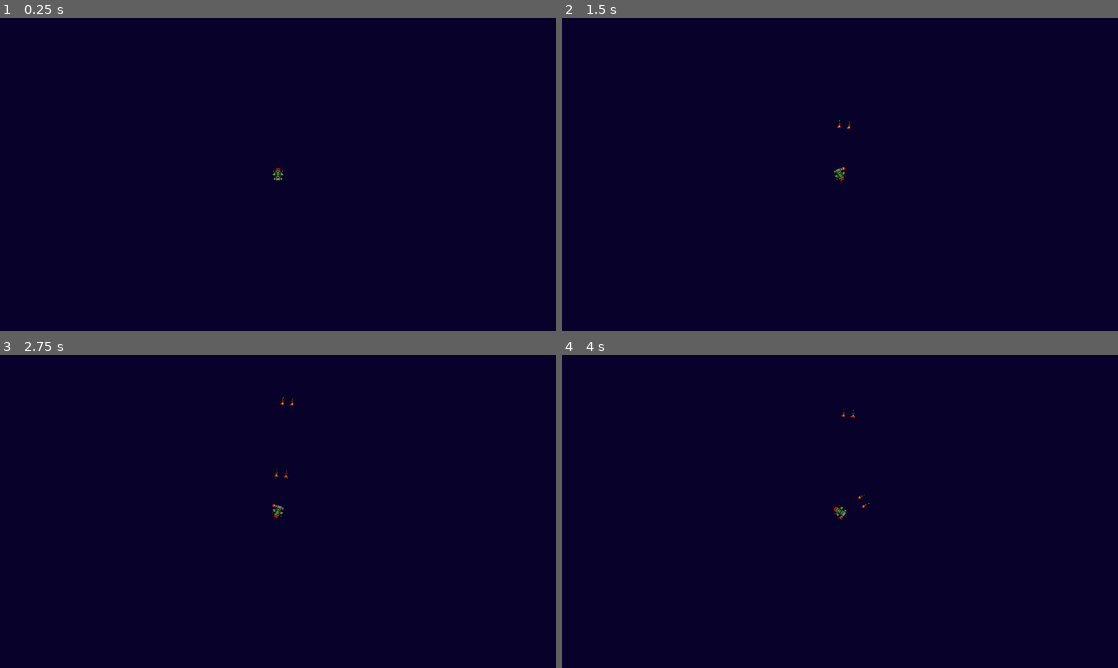
Above: before the commit, frames 1-4 (two rows, left to right).
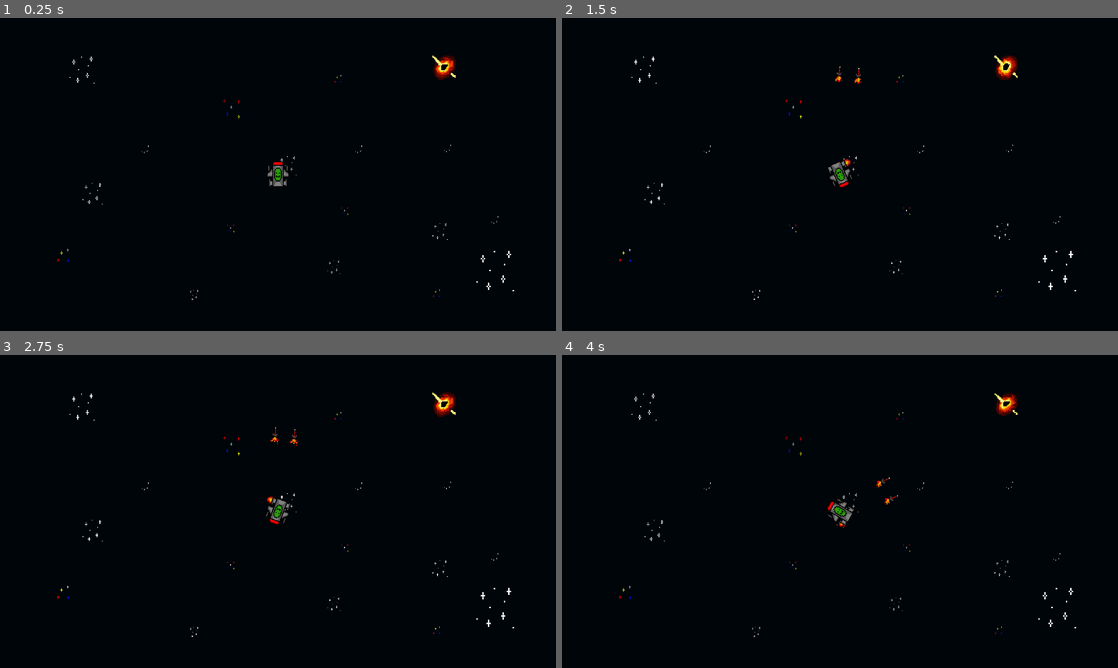
Above: after the commit, the same moments.

Repository: htoo-aung/Asteroids
Game: Godot game, scene res://scenes/main.tscn
Same seed, same stepped clock (60 frames per second), same inputs: the game is played once before the commit and once after it.
Inputs:
- Up to frame 1 (0.25 s): no input
- Up to frame 2 (1.5 s): tap Enter at 0.5 s; hold D (rotate_right) 0.53-1.28 s; hold Space (shoot) 0.53-1.28 s; hold A (rotate_left) from 1.28 s (still down); tap Space (shoot) at 1.35 s
- Up to frame 3 (2.75 s): release A (rotate_left) at 2.03 s; hold D (rotate_right) from 2.03 s (still down); hold Space (shoot) from 2.03 s (still down)
- Up to frame 4 (4 s): release Space (shoot) at 2.78 s; tap Space (shoot) at 2.85 s; release D (rotate_right) at 3.53 s; hold A (rotate_left) from 3.53 s (still down); hold Space (shoot) from 3.53 s (still down)

The runs differ from the first frame. In frame 1, 100% of the frame differs, in the area x 0-100%, y 0-100%; in frame 2, 100%; in frame 3, 100%; in frame 4, 100%.

Commit message:
added background sprite animations for level

Diff:
--- a/scenes/level.tscn
+++ b/scenes/level.tscn
@@ -11,4 +11,4 @@
 anchor_bottom = 1.0
 grow_horizontal = 2
 grow_vertical = 2
-color = Color(0.0315008, 0.00566528, 0.160116, 1)
+color = Color(1.50409e-09, 0.0189736, 0.0394088, 1)
--- a/scenes/main.tscn
+++ b/scenes/main.tscn
@@ -1,7 +1,104 @@
-[gd_scene load_steps=3 format=3 uid="uid://b3vg3a1qdxhdt"]
+[gd_scene load_steps=16 format=3 uid="uid://b3vg3a1qdxhdt"]
 
 [ext_resource type="PackedScene" uid="uid://b1fgppfdgww5t" path="res://scenes/level.tscn" id="1_gedsy"]
 [ext_resource type="PackedScene" uid="uid://brukriyo3lckw" path="res://scenes/player.tscn" id="2_m5syh"]
+[ext_resource type="Texture2D" uid="uid://bievwn5fjcer6" path="res://assets/sprites/stars.png" id="3_psbwy"]
+
+[sub_resource type="AtlasTexture" id="AtlasTexture_n8pud"]
+atlas = ExtResource("3_psbwy")
+region = Rect2(64, 32, 32, 32)
+
+[sub_resource type="AtlasTexture" id="AtlasTexture_dks2o"]
+atlas = ExtResource("3_psbwy")
+region = Rect2(0, 64, 32, 32)
+
+[sub_resource type="AtlasTexture" id="AtlasTexture_lh683"]
+atlas = ExtResource("3_psbwy")
+region = Rect2(0, 32, 32, 32)
+
+[sub_resource type="AtlasTexture" id="AtlasTexture_oxurh"]
+atlas = ExtResource("3_psbwy")
+region = Rect2(32, 32, 32, 32)
+
+[sub_resource type="AtlasTexture" id="AtlasTexture_jnmt0"]
+atlas = ExtResource("3_psbwy")
+region = Rect2(32, 0, 32, 32)
+
+[sub_resource type="AtlasTexture" id="AtlasTexture_c6vsc"]
+atlas = ExtResource("3_psbwy")
+region = Rect2(64, 0, 32, 32)
+
+[sub_resource type="SpriteFrames" id="SpriteFrames_yuwmv"]
+animations = [{
+"frames": [{
+"duration": 1.0,
+"texture": SubResource("AtlasTexture_n8pud")
+}, {
+"duration": 1.0,
+"texture": SubResource("AtlasTexture_dks2o")
+}],
+"loop": true,
+"name": &"default",
+"speed": 2.0
+}, {
+"frames": [{
+"duration": 1.0,
+"texture": SubResource("AtlasTexture_lh683")
+}, {
+"duration": 1.0,
+"texture": SubResource("AtlasTexture_oxurh")
+}],
+"loop": true,
+"name": &"stars2",
+"speed": 2.0
+}, {
+"frames": [{
+"duration": 1.0,
+"texture": SubResource("AtlasTexture_jnmt0")
+}, {
+"duration": 1.0,
+"texture": SubResource("AtlasTexture_c6vsc")
+}],
+"loop": true,
+"name": &"stars3",
+"speed": 2.0
+}]
+
+[sub_resource type="AtlasTexture" id="AtlasTexture_bstg5"]
+atlas = ExtResource("3_psbwy")
+region = Rect2(32, 64, 32, 32)
+
+[sub_resource type="AtlasTexture" id="AtlasTexture_q5yax"]
+atlas = ExtResource("3_psbwy")
+region = Rect2(64, 64, 32, 32)
+
+[sub_resource type="AtlasTexture" id="AtlasTexture_7yrph"]
+atlas = ExtResource("3_psbwy")
+region = Rect2(0, 96, 32, 32)
+
+[sub_resource type="AtlasTexture" id="AtlasTexture_ohxu1"]
+atlas = ExtResource("3_psbwy")
+region = Rect2(32, 96, 32, 32)
+
+[sub_resource type="SpriteFrames" id="SpriteFrames_edv0w"]
+animations = [{
+"frames": [{
+"duration": 1.0,
+"texture": SubResource("AtlasTexture_bstg5")
+}, {
+"duration": 1.0,
+"texture": SubResource("AtlasTexture_q5yax")
+}, {
+"duration": 1.0,
+"texture": SubResource("AtlasTexture_7yrph")
+}, {
+"duration": 1.0,
+"texture": SubResource("AtlasTexture_ohxu1")
+}],
+"loop": true,
+"name": &"default",
+"speed": 5.0
+}]
 
 [node name="Main" type="Node2D"]
 
@@ -10,3 +107,148 @@
 [node name="Player" parent="." instance=ExtResource("2_m5syh")]
 
 [node name="Camera2D" type="Camera2D" parent="."]
+zoom = Vector2(2, 2)
+
+[node name="Background" type="Node" parent="."]
+
+[node name="Stars1" type="AnimatedSprite2D" parent="Background"]
+z_index = -1
+position = Vector2(-203, -108)
+sprite_frames = SubResource("SpriteFrames_yuwmv")
+autoplay = "default"
+frame_progress = 0.377799
+
+[node name="Stars2" type="AnimatedSprite2D" parent="Background"]
+z_index = -1
+position = Vector2(225, 100)
+scale = Vector2(1.5, 1.5)
+sprite_frames = SubResource("SpriteFrames_yuwmv")
+autoplay = "default"
+frame_progress = 0.377799
+
+[node name="Stars3" type="AnimatedSprite2D" parent="Background"]
+z_index = -1
+position = Vector2(-49, 56)
+scale = Vector2(0.3, 0.3)
+sprite_frames = SubResource("SpriteFrames_yuwmv")
+animation = &"stars3"
+autoplay = "stars3"
+
+[node name="Stars6" type="AnimatedSprite2D" parent="Background"]
+z_index = -1
+position = Vector2(84, -26)
+scale = Vector2(0.3, 0.3)
+sprite_frames = SubResource("SpriteFrames_yuwmv")
+autoplay = "default"
+frame_progress = 0.377799
+
+[node name="Stars7" type="AnimatedSprite2D" parent="Background"]
+z_index = -1
+position = Vector2(69, 38)
+scale = Vector2(0.3, 0.3)
+sprite_frames = SubResource("SpriteFrames_yuwmv")
+animation = &"stars3"
+autoplay = "stars3"
+
+[node name="Stars8" type="AnimatedSprite2D" parent="Background"]
+z_index = -1
+position = Vector2(176, -27)
+scale = Vector2(0.3, 0.3)
+sprite_frames = SubResource("SpriteFrames_yuwmv")
+autoplay = "default"
+frame_progress = 0.377799
+
+[node name="Stars9" type="AnimatedSprite2D" parent="Background"]
+z_index = -1
+position = Vector2(62, -99)
+scale = Vector2(0.3, 0.3)
+sprite_frames = SubResource("SpriteFrames_yuwmv")
+animation = &"stars2"
+autoplay = "stars2"
+
+[node name="Stars10" type="AnimatedSprite2D" parent="Background"]
+z_index = -1
+position = Vector2(-137, -26)
+scale = Vector2(0.3, 0.3)
+sprite_frames = SubResource("SpriteFrames_yuwmv")
+autoplay = "default"
+frame_progress = 0.377799
+
+[node name="Stars11" type="AnimatedSprite2D" parent="Background"]
+z_index = -1
+position = Vector2(-192, 20)
+scale = Vector2(0.8, 0.8)
+sprite_frames = SubResource("SpriteFrames_yuwmv")
+autoplay = "default"
+frame_progress = 0.377799
+
+[node name="Stars12" type="AnimatedSprite2D" parent="Background"]
+z_index = -1
+position = Vector2(-87, 125)
+scale = Vector2(0.4, 0.4)
+sprite_frames = SubResource("SpriteFrames_yuwmv")
+autoplay = "default"
+frame_progress = 0.377799
+
+[node name="Stars13" type="AnimatedSprite2D" parent="Background"]
+z_index = -1
+position = Vector2(58, 96)
+scale = Vector2(0.5, 0.5)
+sprite_frames = SubResource("SpriteFrames_yuwmv")
+autoplay = "default"
+frame_progress = 0.377799
+
+[node name="Stars14" type="AnimatedSprite2D" parent="Background"]
+z_index = -1
+position = Vector2(164, 123)
+scale = Vector2(0.3, 0.3)
+sprite_frames = SubResource("SpriteFrames_yuwmv")
+animation = &"stars2"
+autoplay = "stars2"
+
+[node name="Stars15" type="AnimatedSprite2D" parent="Background"]
+z_index = -1
+position = Vector2(225, 47)
+scale = Vector2(0.3, 0.3)
+sprite_frames = SubResource("SpriteFrames_yuwmv")
+autoplay = "default"
+frame_progress = 0.377799
+
+[node name="Stars16" type="AnimatedSprite2D" parent="Background"]
+z_index = -1
+position = Vector2(168, 59)
+scale = Vector2(0.6, 0.6)
+sprite_frames = SubResource("SpriteFrames_yuwmv")
+autoplay = "default"
+frame_progress = 0.377799
+
+[node name="Stars4" type="AnimatedSprite2D" parent="Background"]
+z_index = -1
+position = Vector2(-223, 84)
+scale = Vector2(0.5, 0.5)
+sprite_frames = SubResource("SpriteFrames_yuwmv")
+animation = &"stars2"
+autoplay = "stars2"
+
+[node name="Stars5" type="AnimatedSprite2D" parent="Background"]
+z_index = -1
+position = Vector2(-48, -68)
+scale = Vector2(0.7, 0.7)
+sprite_frames = SubResource("SpriteFrames_yuwmv")
+animation = &"stars3"
+autoplay = "stars3"
+
+[node name="Stars17" type="AnimatedSprite2D" parent="Background"]
+z_index = -1
+position = Vector2(10, -9)
+scale = Vector2(0.7, 0.7)
+sprite_frames = SubResource("SpriteFrames_yuwmv")
+autoplay = "default"
+frame_progress = 0.377799
+
+[node name="BlackHole" type="AnimatedSprite2D" parent="Background"]
+z_index = -1
+position = Vector2(171, -108)
+sprite_frames = SubResource("SpriteFrames_edv0w")
+autoplay = "default"
+frame_progress = 0.04591
--- a/scripts/missile.gd
+++ b/scripts/missile.gd
@@ -6,7 +6,7 @@
 
 func _physics_process(delta: float) -> void:
 	const SPEED = 100.0
-	const RANGE = 500.0
+	const RANGE = 200.0
 
 	if(not is_exploding):
 		var direction = Vector2.UP.rotated(rotation)
@@ -26,4 +26,3 @@
 
 func _on_explosion_finished():
 	queue_free()
-	print("dequeued")
--- a/scripts/player.gd
+++ b/scripts/player.gd
@@ -5,6 +5,7 @@
 
 var player_health := 100.0
 var rotate_speed := 5.0
+var recoil_speed := 50.0
 var can_shoot = true
 
 func _ready():
@@ -13,6 +14,7 @@
 
 func _physics_process(delta: float) -> void:
 	get_input(delta)
+	move_and_slide()
 
 func get_input(delta: float):
 	if(Input.is_anything_pressed() == false):
@@ -30,6 +32,7 @@
 		if(Input.is_action_pressed("shoot")):
 			shoot(delta)
 
+
 func shoot(delta: float):
 	const MISSILE = preload("res://scenes/missile.tscn")
 
@@ -42,20 +45,17 @@
 	new_missile2.global_position = %ShootingPoint2.global_position
 	new_missile2.global_rotation = global_rotation
 
-	# Ensure missiles do not stick to ship's rotation
+	# Missiles do not stick to ship's rotation
 	get_tree().current_scene.add_child(new_missile1)
 	get_tree().current_scene.add_child(new_missile2)
-
-	# Handle movement
-	const SPEED = 5.0
-
-	var direction = Vector2(cos(rotation), sin(rotation))
-
-	position += -(direction) * SPEED * delta
 
 	start_cooldown()
 	animatedSprite.play("shoot")
 
+
+func recoil_movement(delta: float):
+	var recoil_direction = Vector2.DOWN.rotated(rotation)
+	position += recoil_direction * recoil_speed * delta
 
 
 func start_cooldown():
Binary file added: assets/sprites/stars.aseprite
Binary file added: assets/sprites/stars.png
Not shown, added: assets/sprites/stars.png.import
